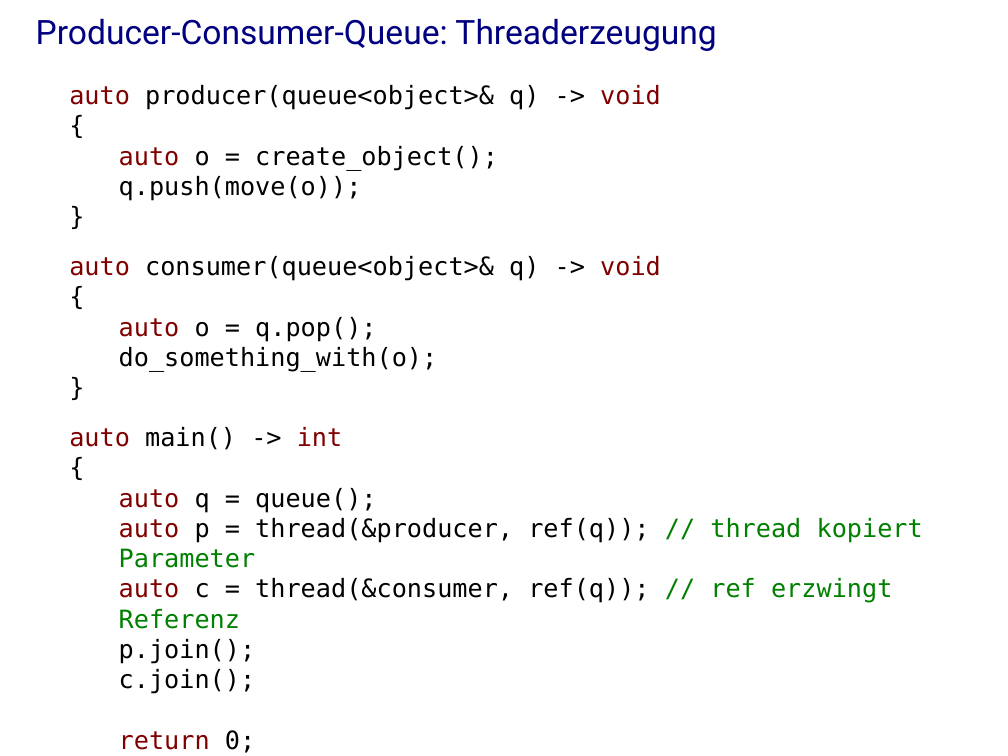
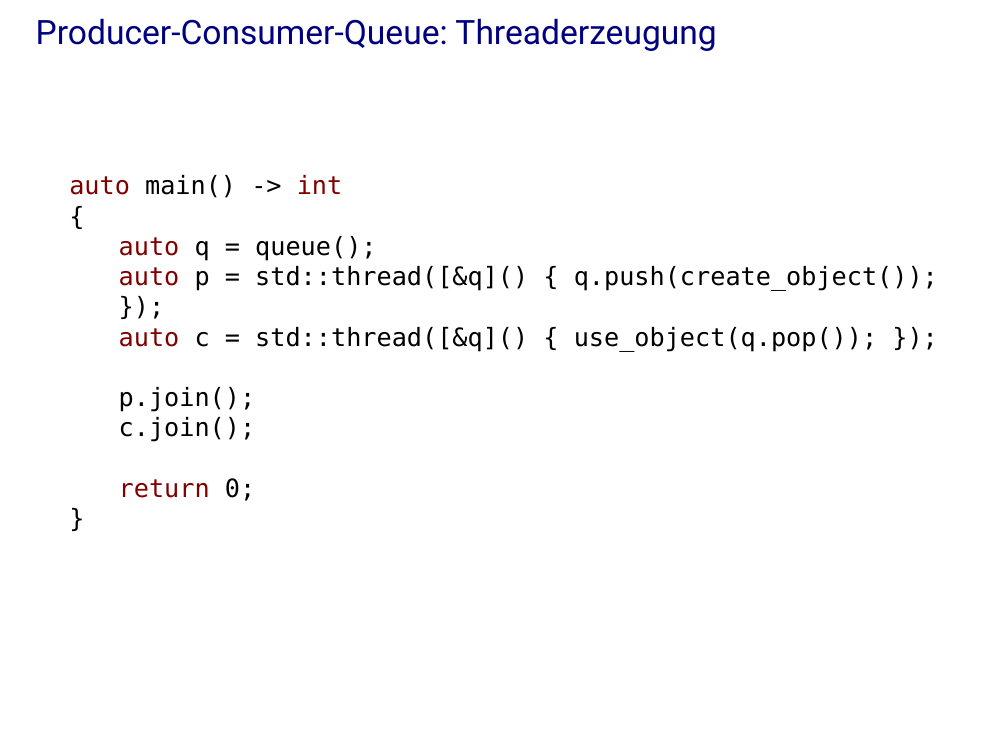
Before and after one commit to j-stephan/hs16, a slide deck: slide 36 of presentation/presentation.odp (slide 40 before the commit). Drawn at 1008x756 pixels with LibreOffice and Linux fonts; fonts in the diff are those of the drawing; background and template pictures are left out. Boxes give left, top, right and bottom in pixels: in the first picture for what was removed or moved away, otherwise in the second. Text is boxed around its words. In the diff, an @@ line names an element or a change of style, - is before the commit and + after.

```diff
--- a/presentation/presentation.odp
+++ b/presentation/presentation.odp
@@ text "auto main() -> int" at (x1=69, y1=175, x2=938, y2=501): vertical alignment top to middle @@
@@ text at (x1=69, y1=85, x2=661, y2=372): paragraphs removed @@
-auto producer(queue<object>& q) -> void
-{
-auto o = create_object();
-q.push(move(o));
-}
-auto consumer(queue<object>& q) -> void
-{
-auto o = q.pop();
-do_something_with(o);
-}
@@ text at (x1=119, y1=266, x2=938, y2=352): text changed @@
-auto p = thread(&producer, ref(q)); // thread kopiert Parameter
-auto c = thread(&consumer, ref(q)); // ref erzwingt Referenz
+auto p = std::thread([&q]() { q.push(create_object()); });
+auto c = std::thread([&q]() { use_object(q.pop()); });
```
Also in this commit, not shown: 19 other slides changed, 13 slides added, 9 slides removed, 1 other file.
